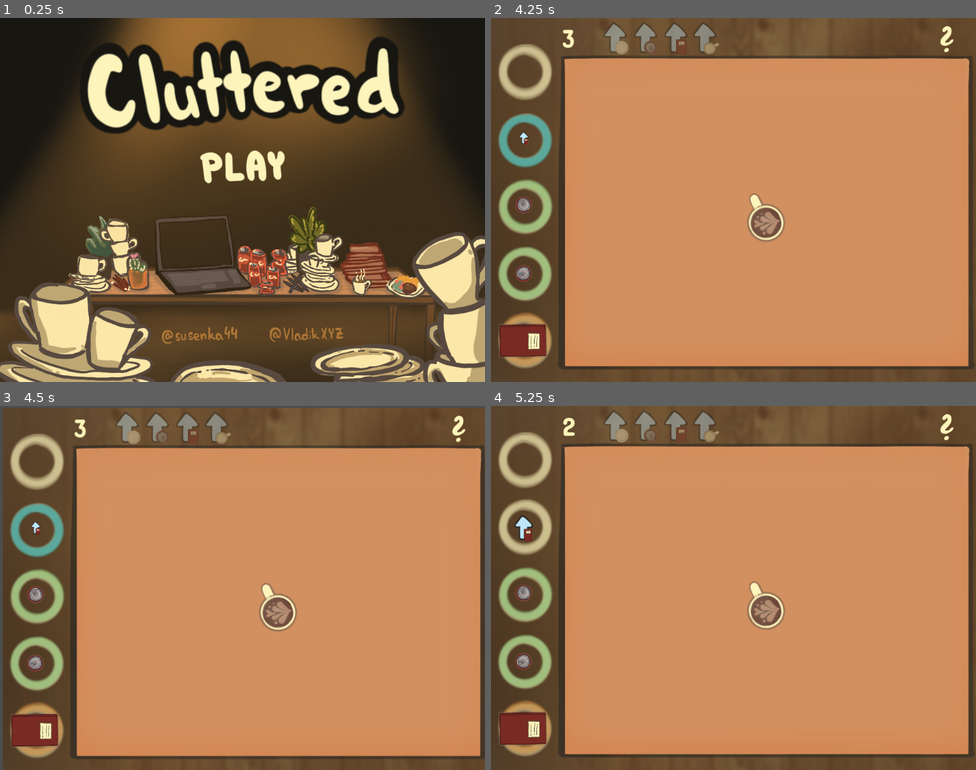
Above: before the commit, frames 1-4 (two rows, left to right).
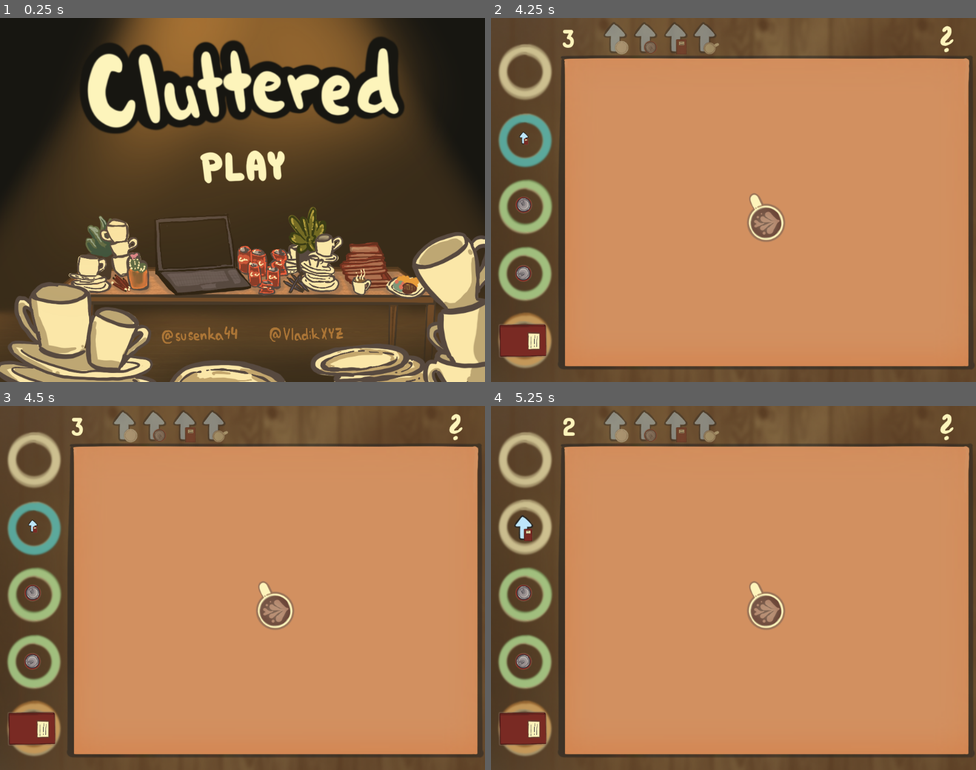
Above: after the commit, the same moments.

Repository: Nekaque/GJTraining
Game: Godot game, scene res://scenes/menu.tscn
Same seed, same stepped clock (60 frames per second), same inputs: the game is played once before the commit and once after it.
Inputs (mouse positions are in pixels of both pictures, inside the frame that each line leads up to):
- Up to frame 1 (0.25 s): no input
- Up to frame 2 (4.25 s): click (733, 167) at 0.5 s; click (951, 36) at 1.25 s; click (946, 39) at 2 s; click (951, 36) at 2.75 s; tap Enter at 3.5 s; drag from (524, 72) to (767, 210) at 3.52 s
- Up to frame 3 (4.5 s): drag from (276, 598) to (33, 529) at 4.27 s
- Up to frame 4 (5.25 s): tap Space at 5 s; press the mouse at (524, 529) at 5.03 s

Frames 1-2 are identical in both runs. In frame 3, 9.1% of the frame differs, in the area x 0-100%, y 0-100%; in frame 4, nothing differs.

Commit message:
build 1.1

Diff:
--- a/scenes/item.tscn
+++ b/scenes/item.tscn
@@ -2,9 +2,6 @@
 
 [ext_resource type="SpriteFrames" uid="uid://i3q5stne2j80" path="res://assets/animations.tres" id="1_4gq7n"]
 [ext_resource type="Script" path="res://scripts/item.gd" id="1_s8enn"]
-
-[sub_resource type="CircleShape2D" id="CircleShape2D_rdvnh"]
-radius = 94.4299
 
 [sub_resource type="RectangleShape2D" id="RectangleShape2D_s8enn"]
 size = Vector2(5, 3.5)
@@ -39,9 +36,12 @@
 [sub_resource type="CircleShape2D" id="CircleShape2D_pqv7c"]
 radius = 162.077
 
+[sub_resource type="CircleShape2D" id="CircleShape2D_rdvnh"]
+radius = 94.4299
+
 [node name="Item" type="Area2D" groups=["Items"]]
 collision_layer = 2
-collision_mask = 2
+collision_mask = 6
 script = ExtResource("1_s8enn")
 
 [node name="Sprite" type="AnimatedSprite2D" parent="."]
@@ -51,9 +51,6 @@
 [node name="TableColider" type="Area2D" parent="."]
 collision_layer = 4
 collision_mask = 4
-
-[node name="MouseCollision" type="CollisionShape2D" parent="TableColider"]
-shape = SubResource("CircleShape2D_rdvnh")
 
 [node name="CollisionShape2D" type="CollisionShape2D" parent="TableColider"]
 visible = false
@@ -110,6 +107,13 @@
 position = Vector2(-33, -30)
 shape = SubResource("CircleShape2D_pqv7c")
 
+[node name="Area2D" type="Area2D" parent="."]
+collision_layer = 8
+collision_mask = 8
+
+[node name="MouseCollision" type="CollisionShape2D" parent="Area2D"]
+shape = SubResource("CircleShape2D_rdvnh")
+
 [connection signal="area_entered" from="." to="." method="_on_area_entered"]
 [connection signal="area_exited" from="." to="." method="_on_area_exited"]
 [connection signal="mouse_entered" from="." to="." method="_on_mouse_entered"]
@@ -117,5 +121,5 @@
 [connection signal="animation_finished" from="Sprite" to="." method="_on_sprite_animation_finished"]
 [connection signal="area_entered" from="TableColider" to="." method="_on_table_colider_area_entered"]
 [connection signal="area_exited" from="TableColider" to="." method="_on_table_colider_area_exited"]
-[connection signal="mouse_entered" from="TableColider" to="." method="_on_table_colider_mouse_entered"]
-[connection signal="mouse_exited" from="TableColider" to="." method="_on_table_colider_mouse_exited"]
+[connection signal="mouse_entered" from="Area2D" to="." method="_on_area_2d_mouse_entered"]
+[connection signal="mouse_exited" from="Area2D" to="." method="_on_area_2d_mouse_exited"]
--- a/scripts/item.gd
+++ b/scripts/item.gd
@@ -85,6 +85,7 @@
 	from = -1
 	movable = false
 	sprite.play()
+	$Area2D/MouseCollision.disabled = true
 
 
 
@@ -92,16 +93,11 @@
 	movable = is_movable[type]
 	cleanable = is_cleanable[type]
 
-
-func _on_table_colider_mouse_entered() -> void:
-	if !on_table:
-		mouse_in = true
-		Input.set_custom_mouse_cursor(hover)
+func _on_area_2d_mouse_entered() -> void:
+	mouse_in = true
+	Input.set_custom_mouse_cursor(hover)
 
 
-
-
-func _on_table_colider_mouse_exited() -> void:
-	if !on_table:
-		mouse_in = false
-		Input.set_custom_mouse_cursor(default, 0, Vector2(2,2))
+func _on_area_2d_mouse_exited() -> void:
+	mouse_in = false
+	Input.set_custom_mouse_cursor(default, 0, Vector2(2,2))
